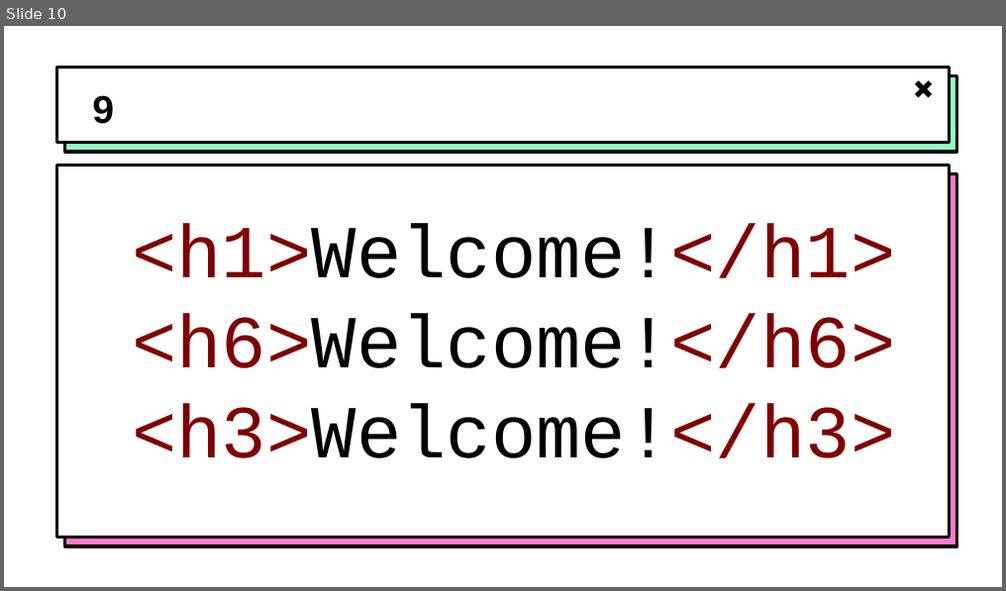
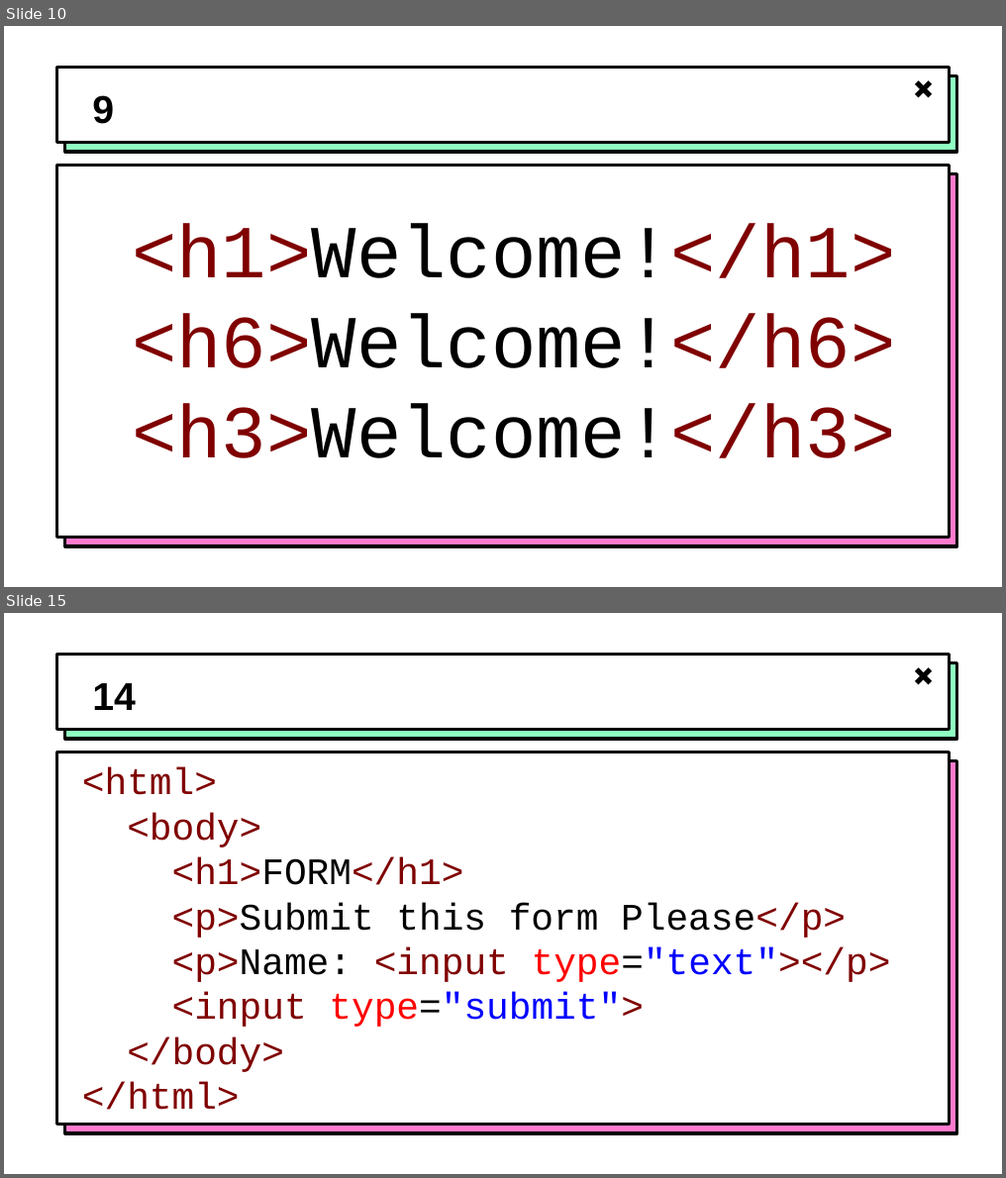
Before and after one commit to hytechclub/web-101, a slide deck: Week02/NameThatElement.pptx. Shown one above the other, each under a label of ours: slide 10 before the commit, slides 10 and 15 after it; the slides between them are not shown. The pictures are 1006x591 and 1006x1178 pixels, drawn with LibreOffice and Linux fonts; fonts in the diff are those of the drawing; background and template pictures are left out. Boxes give left, top, right and bottom in pixels: in the first picture for what was removed or moved away, otherwise in the second. Text is boxed around its words. In the diff, an @@ line names an element or a change of style, - is before the commit and + after.

```diff
--- a/Week02/NameThatElement.pptx
+++ b/Week02/NameThatElement.pptx
@@ slide 15 added at <box>4,613,1002,1174</box>, background picture (left out); not listed: 5 template elements that a slide beside it also shows @@
@@ title added at <box>92,683,136,710</box>, 28 pt, text #000000, bold @@
+14
@@ text added at <box>82,767,891,1110</box>, 27 pt, text #800000 @@
+<html>
+<body>
+<h1>FORM</h1>
+<p>Submit this form Please</p>
+<p>Name: <input type="text"></p>
+<input type="submit">
+</body>
+</html>
```
Also in this commit, not shown: 1 slide changed, 4 other slides added, 2 other files.
